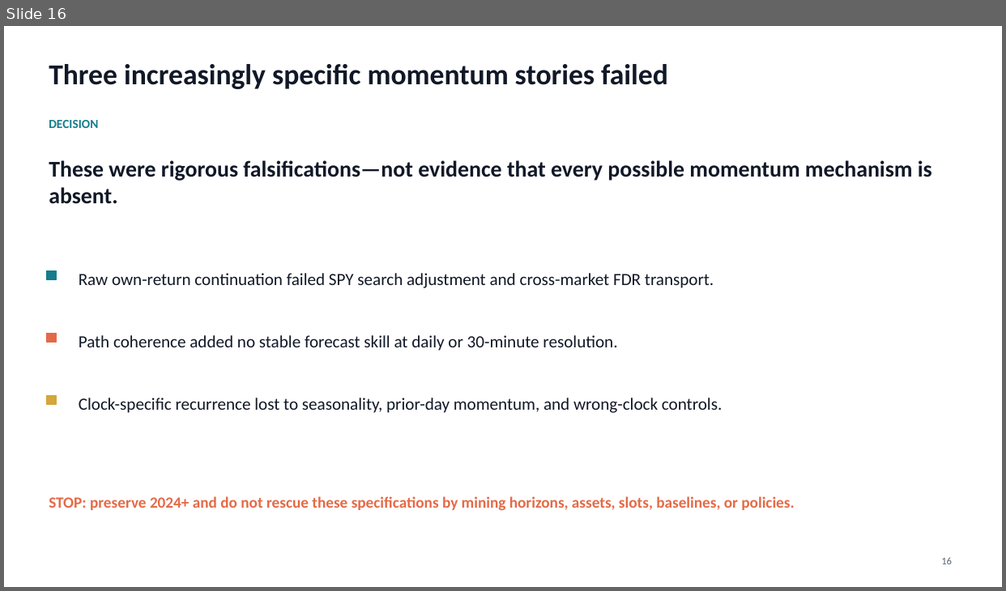
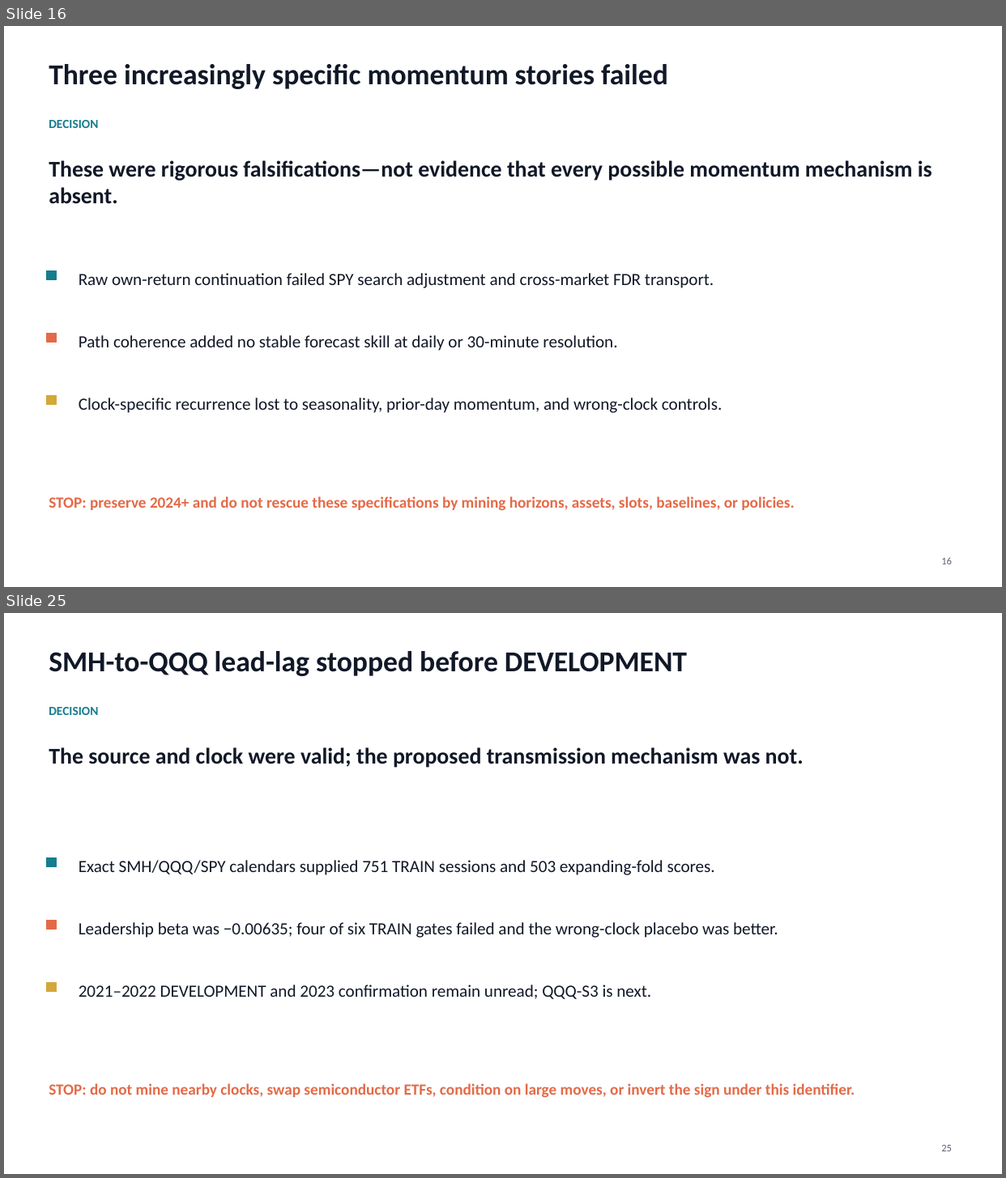
Before and after one commit to Francisc0Franc0/Time-Series-Modeling-Gen5, a slide deck: literature_studies/presentations/gen5_momentum_predictor_evidence_series.pptx. Shown one above the other, each under a label of ours: slide 16 before the commit, slides 16 and 25 after it; the slides between them are not shown. The pictures are 1006x591 and 1006x1178 pixels, drawn with LibreOffice and Linux fonts; fonts in the diff are those of the drawing. Boxes give left, top, right and bottom in pixels: in the first picture for what was removed or moved away, otherwise in the second. Text is boxed around its words. In the diff, an @@ line names an element or a change of style, - is before the commit and + after.

```diff
--- a/literature_studies/presentations/gen5_momentum_predictor_evidence_series.pptx
+++ b/literature_studies/presentations/gen5_momentum_predictor_evidence_series.pptx
@@ slide 25 added at [4,613,1002,1174], background #FFFFFF @@
@@ text added at [49,651,687,676], 27.8 pt, text #111827, bold @@
+SMH-to-QQQ lead-lag stopped before DEVELOPMENT
@@ text added at [49,707,98,715], 12 pt, text #167D8D, bold @@
+DECISION
@@ text added at [49,747,803,768], 21.8 pt, text #111827, bold @@
+The source and clock were valid; the proposed transmission mechanism was not.
@@ rectangle added at [47,858,56,867], fill #167D8D, outline #167D8D 0.75 pt @@
@@ text added at [79,860,715,875], 16.5 pt, text #111827 @@
+Exact SMH/QQQ/SPY calendars supplied 751 TRAIN sessions and 503 expanding-fold scores.
@@ rectangle added at [47,920,56,929], fill #E46A47, outline #E46A47 0.75 pt @@
@@ text added at [79,922,778,938], 16.5 pt, text #111827 @@
+Leadership beta was −0.00635; four of six TRAIN gates failed and the wrong-clock placebo was better.
@@ rectangle added at [47,983,56,992], fill #D3A73A, outline #D3A73A 0.75 pt @@
@@ text added at [79,985,651,999], 16.5 pt, text #111827 @@
+2021–2022 DEVELOPMENT and 2023 confirmation remain unread; QQQ-S3 is next.
@@ text added at [49,1084,855,1098], 15 pt, text #E46A47, bold @@
+STOP: do not mine nearby clocks, swap semiconductor ETFs, condition on large moves, or invert the sign under this identifier.
@@ text added at [941,1145,952,1152], 9.8 pt, text #5A6470 @@
+25
```
Also in this commit, not shown: 2 slides changed, 34 other slides added, 3 other files.
